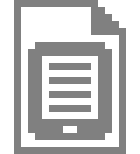
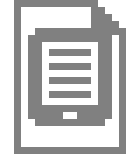
Revision of a layered 140×154 image; what changed, layer by layer:
painted on "Ebene" over [28, 28, 112, 140]
